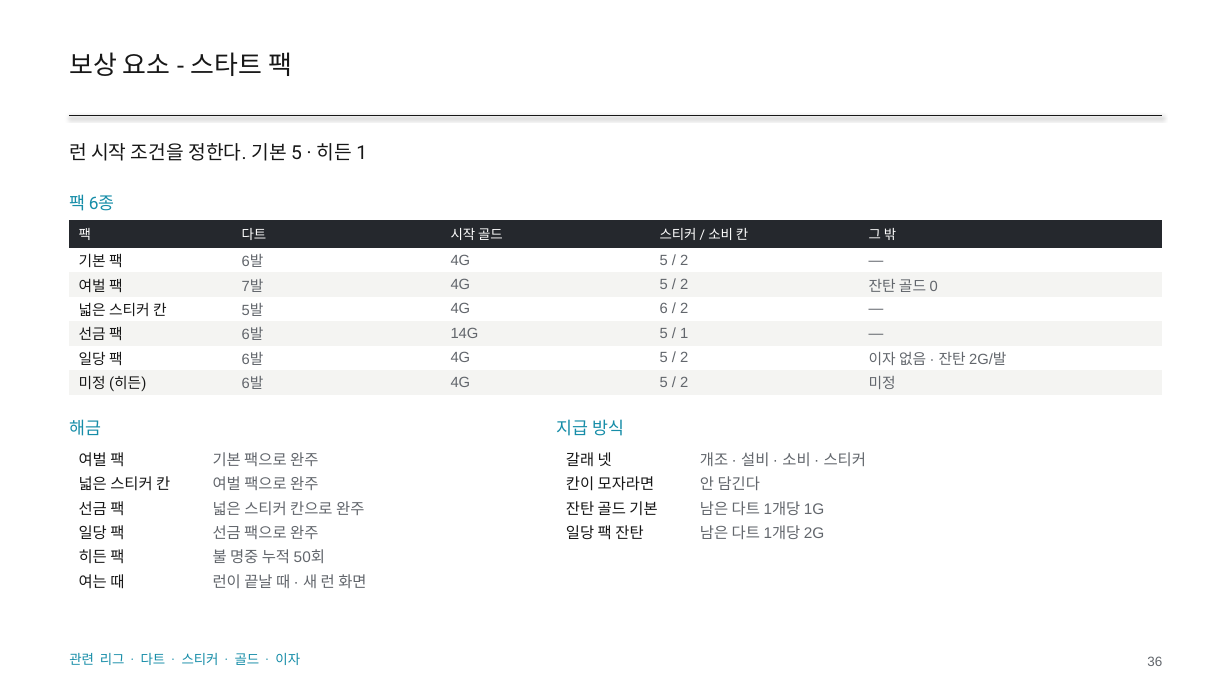
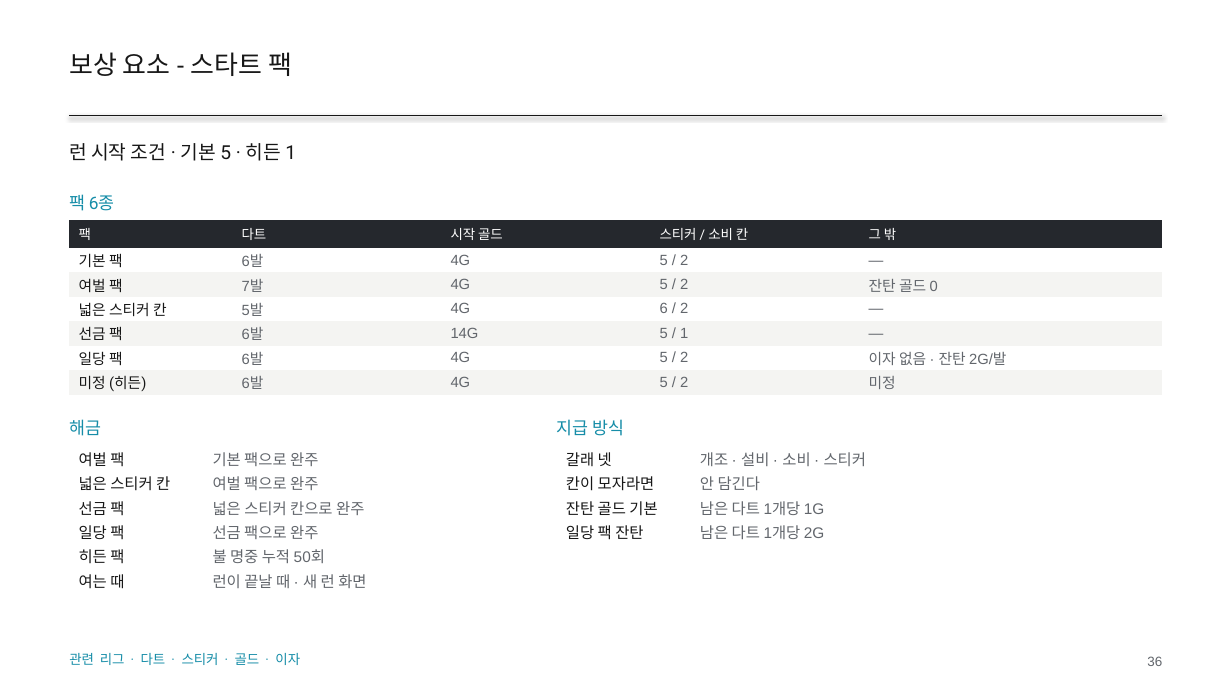
Before and after one commit to GGbong69/test-03, a slide deck: slide 36 of docs/HIGHTONE_기획서.pptx. Drawn at 1232x693 pixels with LibreOffice and Linux fonts; fonts in the diff are those of the drawing. Boxes give left, top, right and bottom in pixels: in the first picture for what was removed or moved away, otherwise in the second. Text is boxed around its words. In the diff, an @@ line names an element or a change of style, - is before the commit and + after.

```diff
--- a/docs/HIGHTONE_기획서.pptx
+++ b/docs/HIGHTONE_기획서.pptx
@@ text at [69,143,296,161]: text changed @@
-런 시작 조건을 정한다. 기본 5 · 히든 1
+런 시작 조건 · 기본 5 · 히든 1
```
Also in this commit, not shown: 16 other slides changed, 3 other files.
